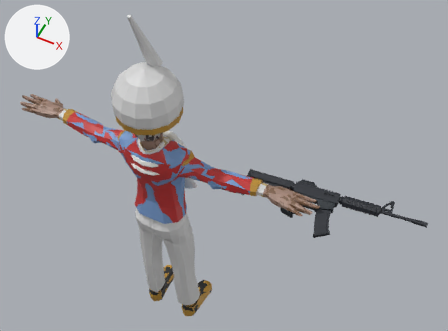
The glTF model public/assets/character.glb: old version first, new version second.
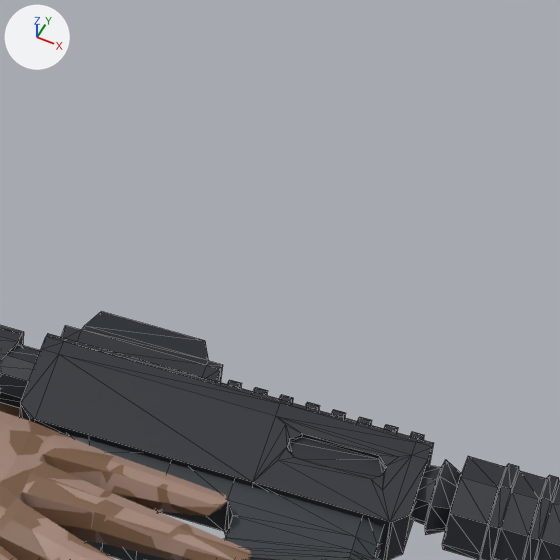
Old and new are each drawn whole from a 50 mm camera at (1.18, -1.587, 3.536) aimed at (0.248, 0.276, 1.207) and again close up on the part from 65% to 79% of the width and 43% to 63% of the height. The lights are fixed; the arrows at upper left show +X, +Y and +Z. The last two pictures show the newer version. The close-ups show mesh edges as thin lines. Where no turn or scale is listed for an object, it has been applied to the vertices. Vertices at exactly the same position are counted once.

The first close-up shows 'Cube.156', 'General', 'King'.
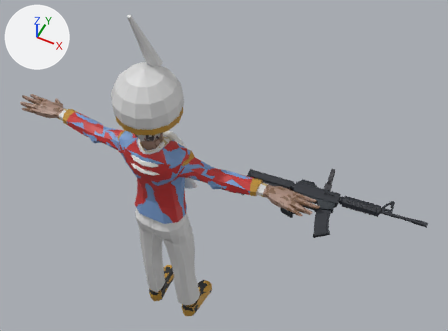
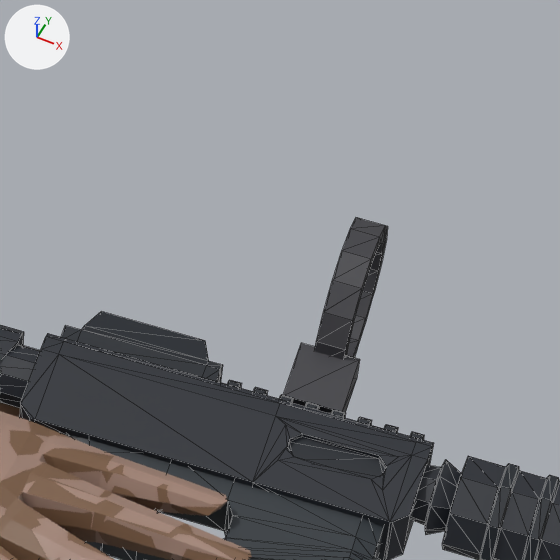
Where the newer file only moved an object's origin or applied its transform, the numbers keep the older frame.

Pixel boxes [x1, y1, x2, y2] of what changed, in the close-ups (560 x 560 px):
'Cube.156', reshaped
    before: [0, 311, 560, 560]
    after: [0, 218, 560, 560]
part 1 of me_cube_156, added
    after: [314, 218, 388, 360]
part 2 of me_cube_156, added
    after: [283, 343, 360, 414]

What changed in the scene script:
```text
Change me_cube_156:
    used by ob_cube_156; location = (0.8522, 0.1105, 1.3688)
    remove me_cube_156.from_pydata(...)  # 1017 vertices, 1930 faces; spans x -0.412..0.398, y -0.143..0.161, z -0.031..0.039
    add me_cube_156.from_pydata(...)  # 1089 vertices, 2070 faces; spans x -0.412..0.398, y -0.143..0.209, z -0.031..0.067
    me_cube_156 part 1: a new loose piece of 64 vertices spanning x -0.072..-0.049, y 0.122..0.209, z -0.019..0.067, in mat_body
    me_cube_156 part 2
    8 vertices are added at x -0.072..-0.038, y 0.091..0.13, z 0.004..0.028
    12 new faces join them
```
